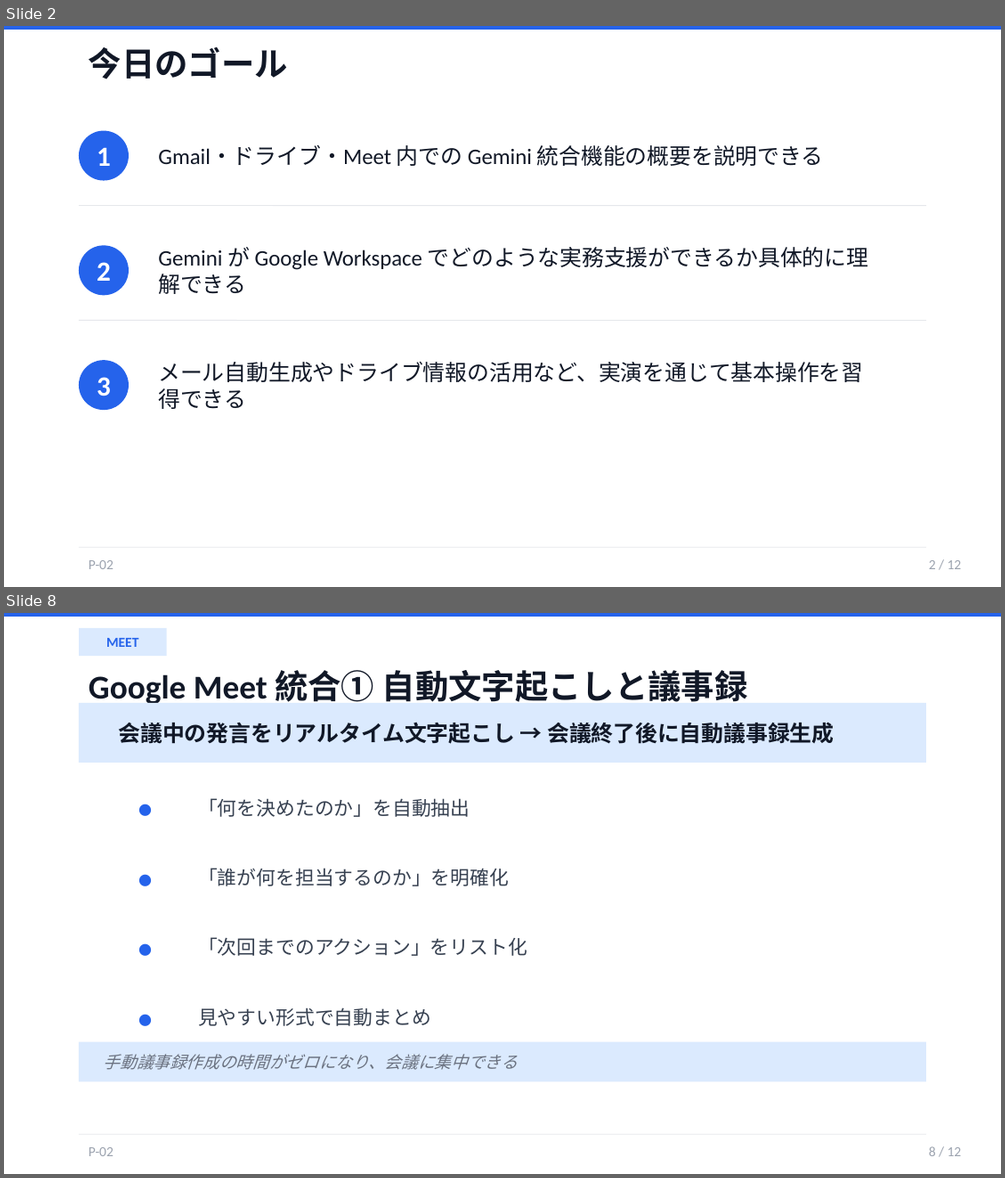
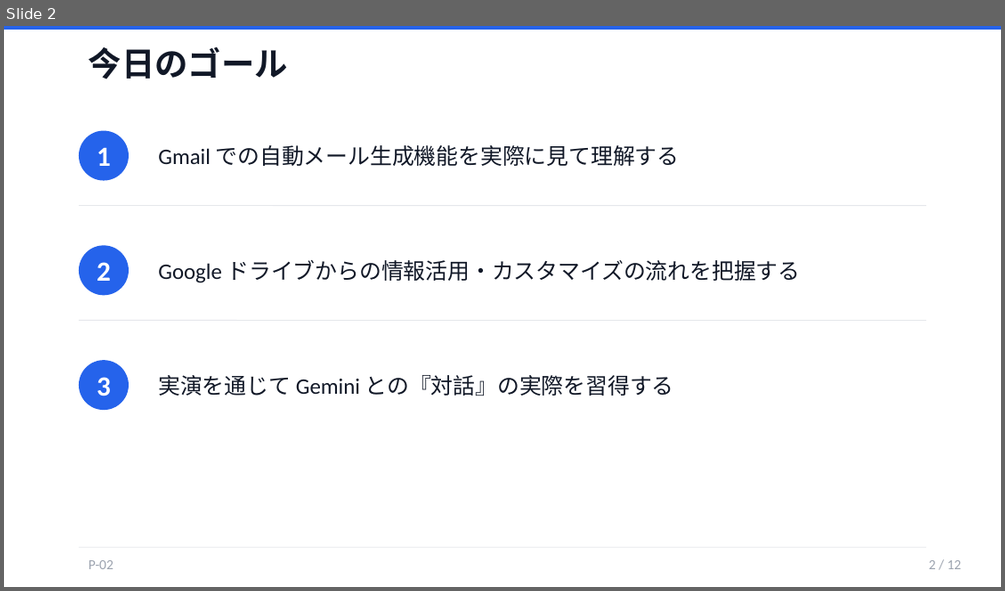
Before and after one commit to kurosaki-yuto/gorilla-knowledge, a slide deck: 黒崎/AI研修一覧/Gemini/P-02_Workspace_統合実演/スライド.pptx. Shown one above the other, each under a label of ours: slides 2 and 8 before the commit, slide 2 after it; the slides between them are not shown. The pictures are 1005x1178 and 1005x591 pixels, drawn with LibreOffice and Linux fonts; fonts in the diff are those of the drawing. Boxes give left, top, right and bottom in pixels: in the first picture for what was removed or moved away, otherwise in the second. Text is boxed around its words. In the diff, an @@ line names an element or a change of style, - is before the commit and + after.

```diff
--- a/黒崎/AI研修一覧/Gemini/P-02_Workspace_統合実演/スライド.pptx
+++ b/黒崎/AI研修一覧/Gemini/P-02_Workspace_統合実演/スライド.pptx
@@ slide 8 removed at box(4, 613, 1001, 1174), background #FFFFFF @@
@@ rectangle removed at box(4, 613, 1001, 617) @@
@@ rectangle removed at box(79, 628, 167, 656) @@
@@ text removed at box(106, 638, 138, 647) @@
-MEET
@@ text removed at box(89, 670, 748, 703) @@
-Google Meet 統合① 自動文字起こしと議事録
@@ rectangle removed at box(79, 703, 926, 763) @@
@@ text removed at box(119, 722, 833, 744) @@
-会議中の発言をリアルタイム文字起こし → 会議終了後に自動議事録生成
@@ text removed at box(129, 782, 178, 832) @@
-•
@@ text removed at box(198, 798, 469, 817) @@
-「何を決めたのか」を自動抽出
@@ text removed at box(129, 852, 178, 902) @@
-•
@@ text removed at box(198, 868, 509, 886) @@
-「誰が何を担当するのか」を明確化
@@ text removed at box(129, 922, 178, 972) @@
-•
@@ text removed at box(198, 937, 527, 956) @@
-「次回までのアクション」をリスト化
@@ text removed at box(129, 992, 178, 1042) @@
-•
@@ text removed at box(198, 1007, 431, 1026) @@
-見やすい形式で自動まとめ
@@ rectangle removed at box(79, 1042, 926, 1081) @@
@@ text removed at box(104, 1054, 518, 1070) @@
-手動議事録作成の時間がゼロになり、会議に集中できる
@@ line removed from (79, 1134) to (926, 1134) @@
@@ text removed at box(929, 1146, 962, 1156) @@
-8 / 12
@@ text removed at box(89, 1147, 113, 1156) @@
-P-02
@@ slide 2 changed as well @@
@@ text at box(158, 145, 680, 166): text changed @@
-Gmail・ドライブ・Meet 内での Gemini 統合機能の概要を説明できる
+Gmail での自動メール生成機能を実際に見て理解する
@@ text at box(158, 260, 801, 283): text changed @@
-Gemini が Google Workspace でどのような実務支援ができるか具体的に理解できる
+Google ドライブからの情報活用・カスタマイズの流れを把握する
@@ text at box(158, 375, 674, 395): text changed @@
-メール自動生成やドライブ情報の活用など、実演を通じて基本操作を習得できる
+実演を通じて Gemini との『対話』の実際を習得する
```
Also in this commit, not shown: 3 other slides changed, 8 slides added, 7 other slides removed, 11 other files.
